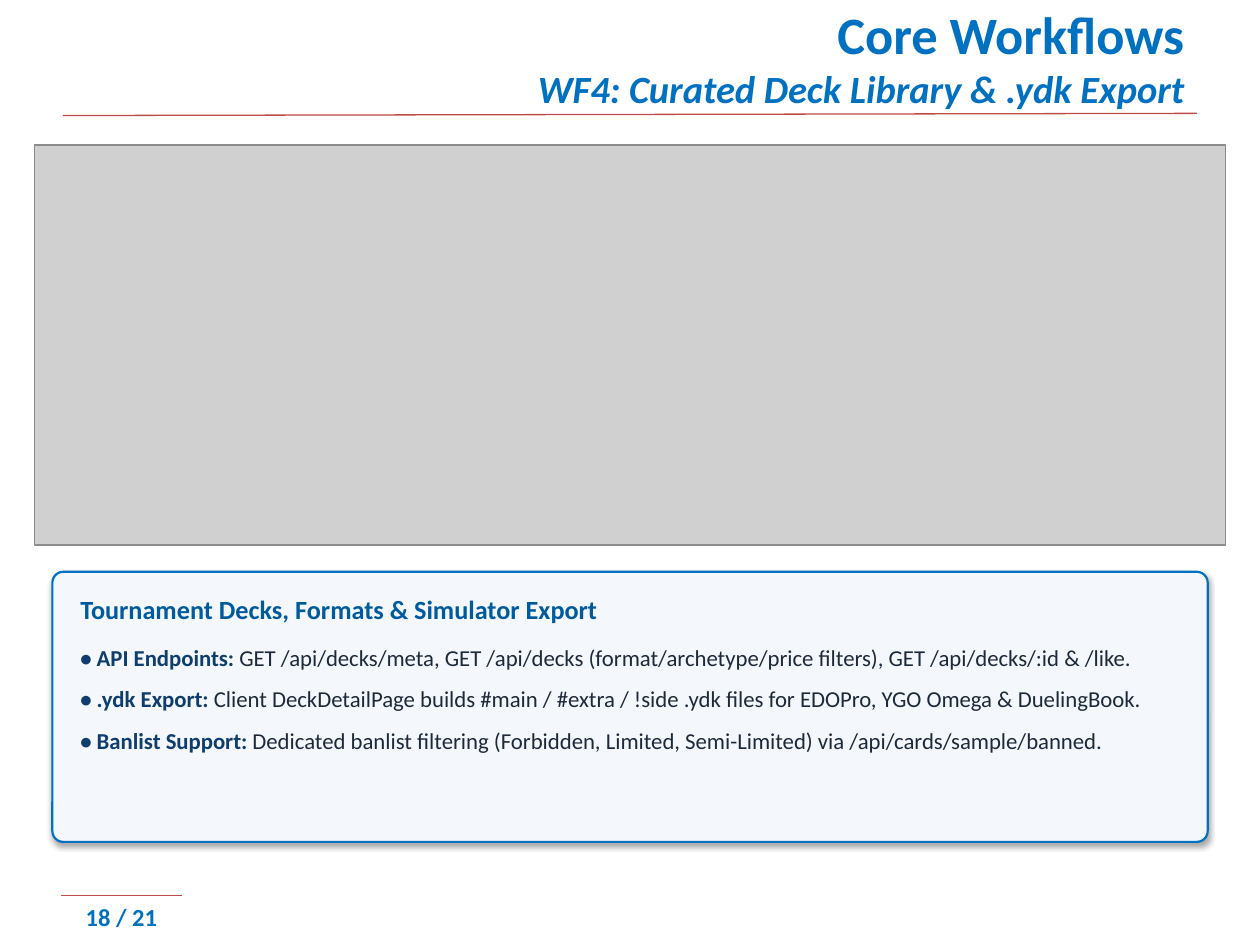
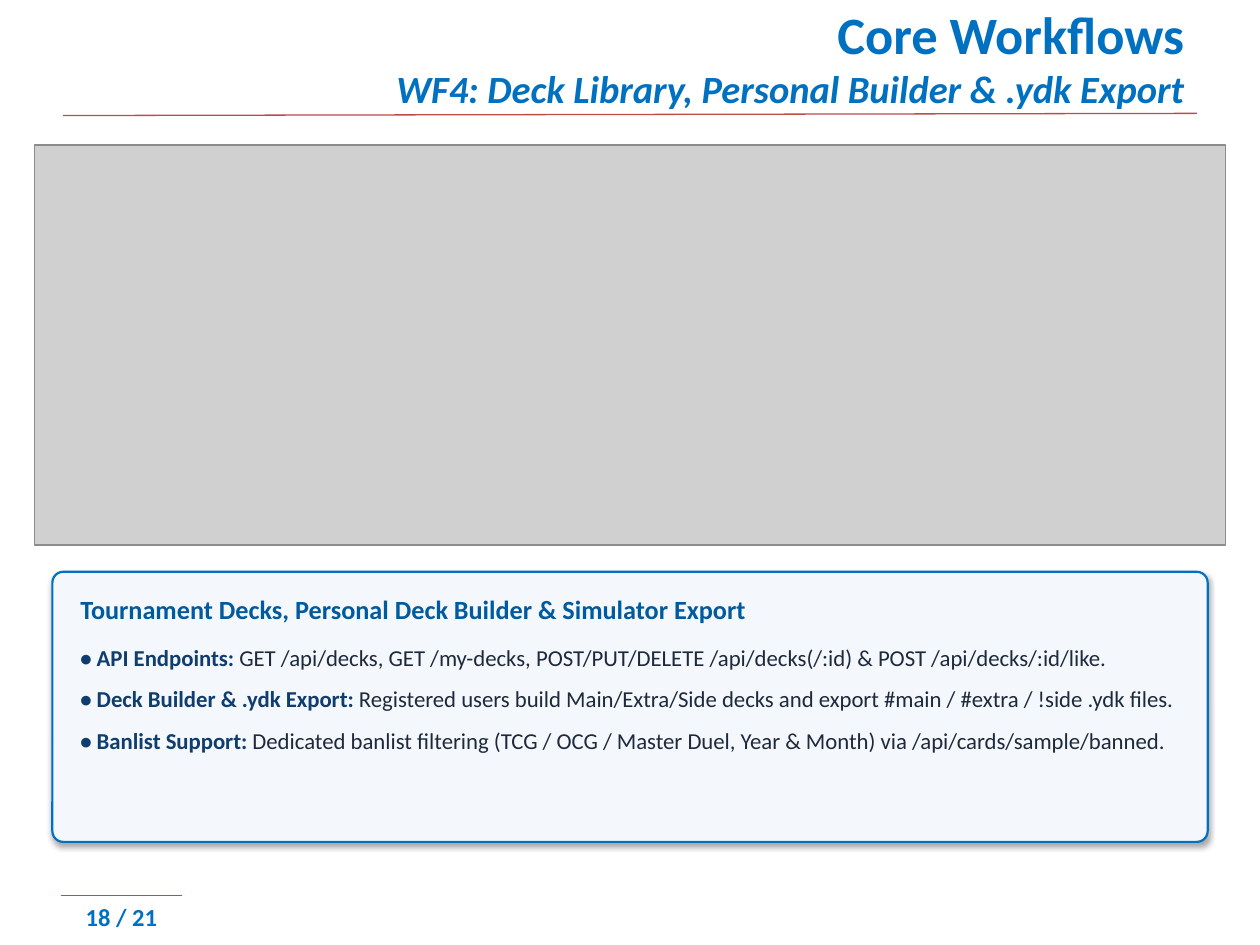
Before and after one commit to minhthanh1806/PROJECT_SDN, a slide deck: slide 18 of Tai lieu/Project Presentation.pptx. Drawn at 1260x945 pixels with LibreOffice and Linux fonts; fonts in the diff are those of the drawing; grey boxes stand for pictures; background and template pictures are left out. Boxes give left, top, right and bottom in pixels: in the first picture for what was removed or moved away, otherwise in the second. Text is boxed around its words. In the diff, an @@ line names an element or a change of style, - is before the commit and + after.

```diff
--- a/Tai lieu/Project Presentation.pptx
+++ b/Tai lieu/Project Presentation.pptx
@@ title at (396, 17, 1184, 113): text changed @@
-Core Workflows
-WF4: Curated Deck Library & .ydk Export
+Core Workflows
+WF4: Deck Library, Personal Builder & .ydk Export
@@ text in rounded rectangle at (80, 600, 1173, 753): text changed @@
-Tournament Decks, Formats & Simulator Export
-• API Endpoints: GET /api/decks/meta, GET /api/decks (format/archetype/price filters), GET /api/decks/:id & /like.
-• .ydk Export: Client DeckDetailPage builds #main / #extra / !side .ydk files for EDOPro, YGO Omega & DuelingBook.
-• Banlist Support: Dedicated banlist filtering (Forbidden, Limited, Semi-Limited) via /api/cards/sample/banned.
+Tournament Decks, Personal Deck Builder & Simulator Export
+• API Endpoints: GET /api/decks, GET /my-decks, POST/PUT/DELETE /api/decks(/:id) & POST /api/decks/:id/like.
+• Deck Builder & .ydk Export: Registered users build Main/Extra/Side decks and export #main / #extra / !side .ydk files.
+• Banlist Support: Dedicated banlist filtering (TCG / OCG / Master Duel, Year & Month) via /api/cards/sample/banned.
```
Also in this commit, not shown: 5 other slides changed, 16 other files.
